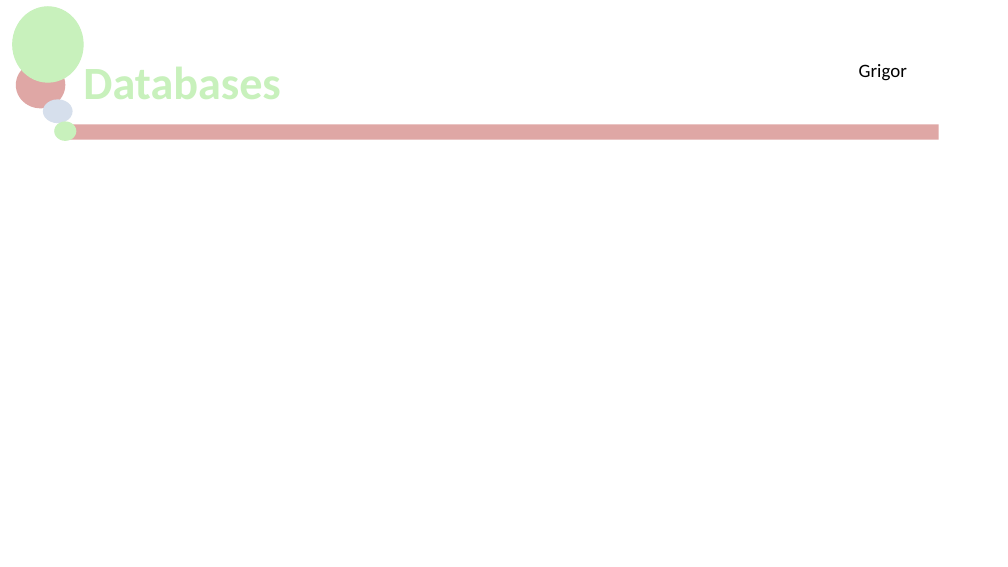
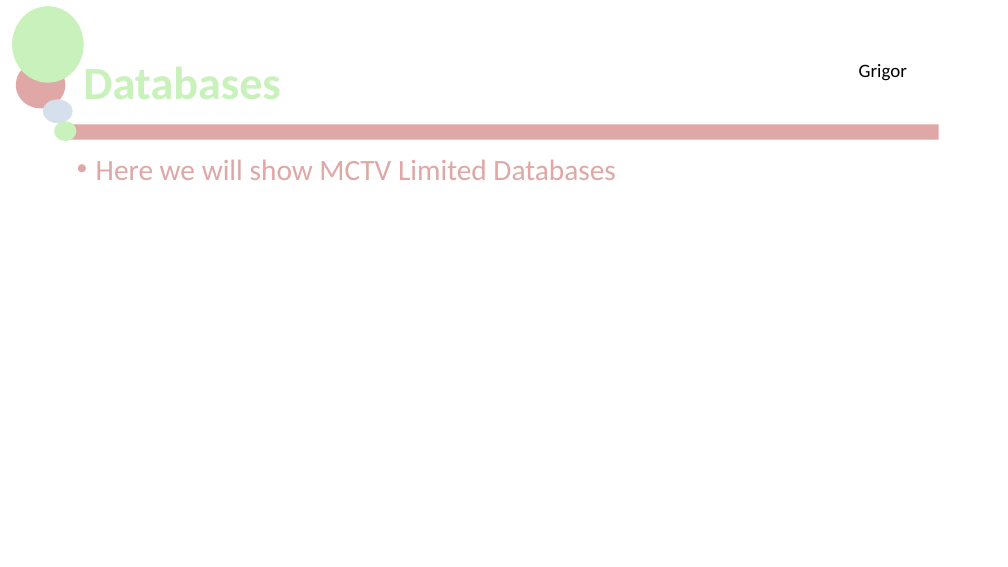
Before and after one commit to jackG97/Project, a slide deck: slide 9 of MCTV Limited.pptx (slide 6 before the commit). Drawn at 1008x567 pixels with LibreOffice and Linux fonts; fonts in the diff are those of the drawing; background and template pictures are left out. Boxes give left, top, right and bottom in pixels: in the first picture for what was removed or moved away, otherwise in the second. Text is boxed around its words. In the diff, an @@ line names an element or a change of style, - is before the commit and + after.

```diff
--- a/MCTV Limited.pptx
+++ b/MCTV Limited.pptx
@@ text added at bbox=[96, 160, 616, 180], 28 pt, text #DFA7A5 @@
+• Here we will show MCTV Limited Databases
```
Also in this commit, not shown: 4 other slides changed, 4 slides added, 1 other file.
